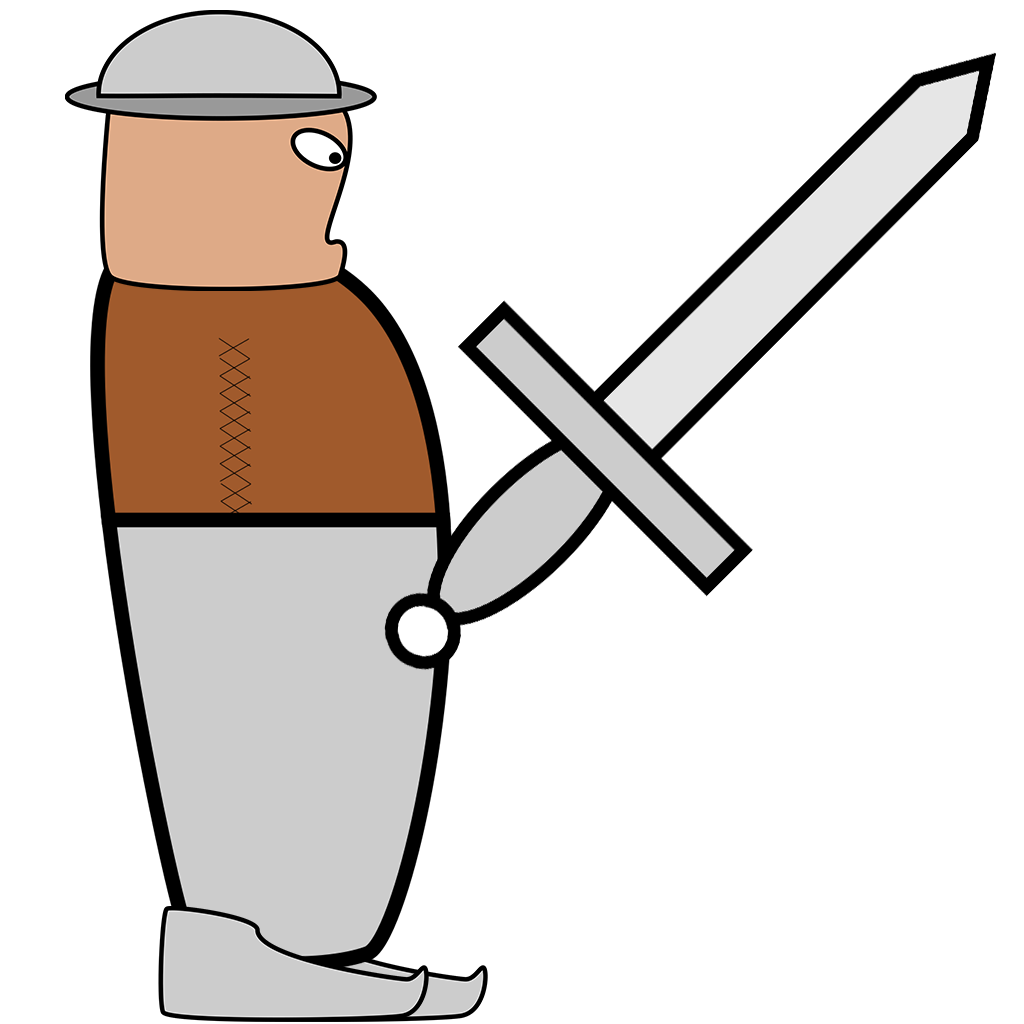
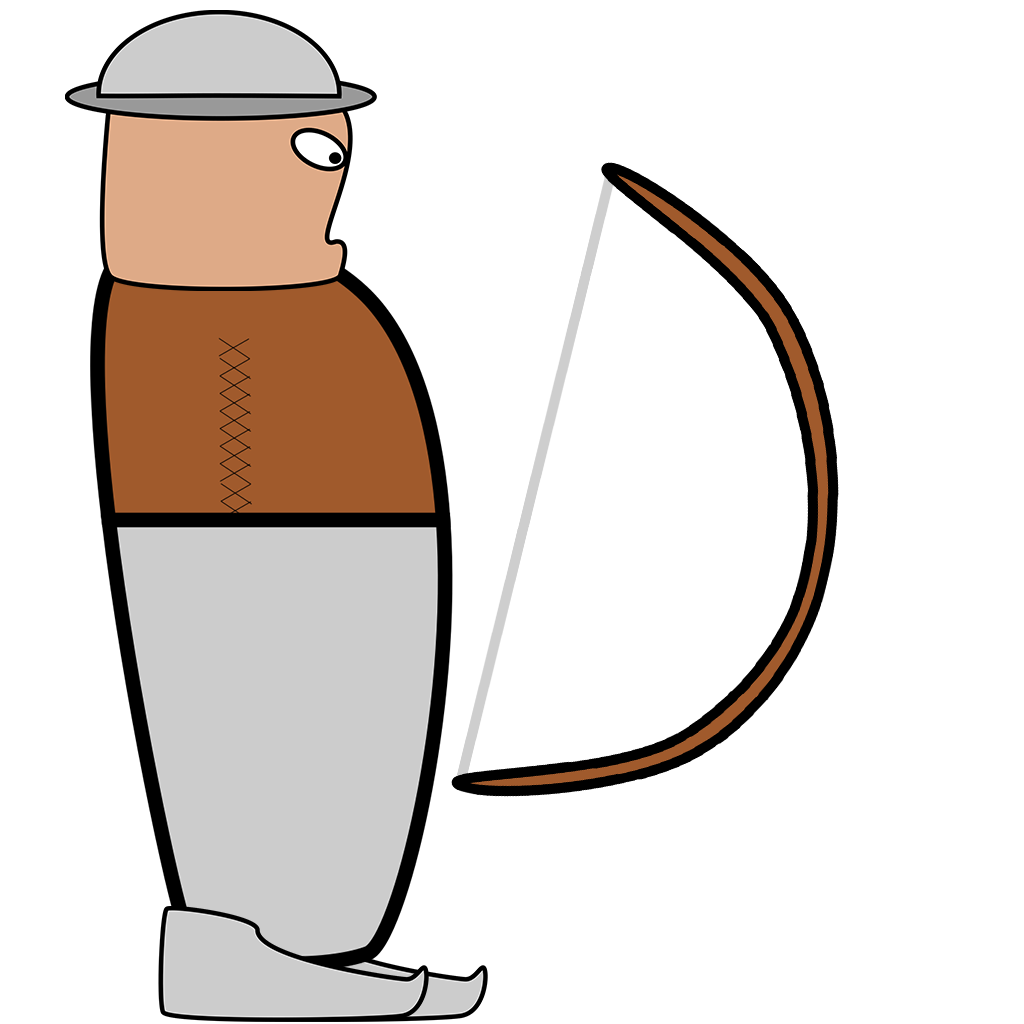
Before/after of a 1024×1024 layered artwork. What changed in the layer stack:
renamed "Grunt_Sword" to "Bow", painted on it over [384, 52, 996, 797]
